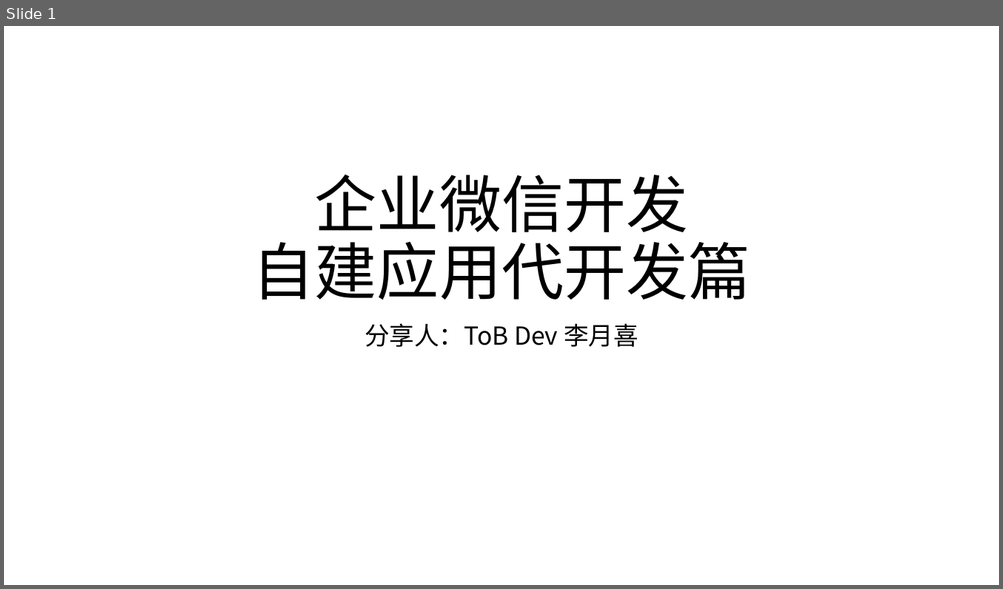
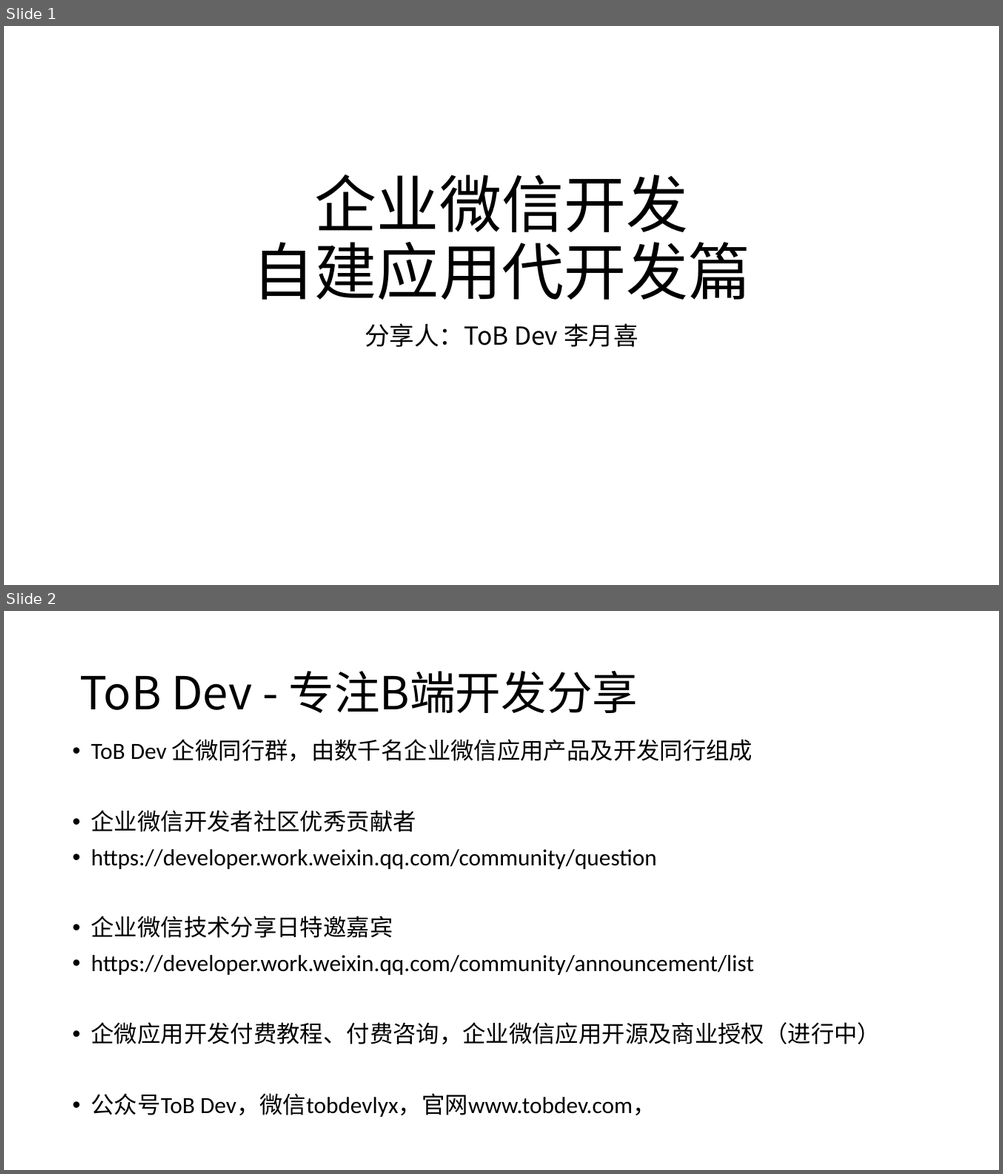
Before and after one commit to liyuexi/qywx-inner-java, a slide deck: 企业微信开发自建应用代开发篇.pptx. Shown one above the other, each under a label of ours: slide 1 before the commit, slides 1 and 2 after it. The pictures are 1003x589 and 1003x1174 pixels, drawn with LibreOffice and Linux fonts; fonts in the diff are those of the drawing. Boxes give left, top, right and bottom in pixels: in the first picture for what was removed or moved away, otherwise in the second. Text is boxed around its words. In the diff, an @@ line names an element or a change of style, - is before the commit and + after.

Commit message:
自建应用代开发小程序教程ppt

```diff
--- a/企业微信开发自建应用代开发篇.pptx
+++ b/企业微信开发自建应用代开发篇.pptx
@@ slide 2 added at (x1=4, y1=611, x2=999, y2=1170), background #FFFFFF @@
@@ title added at (x1=79, y1=671, x2=638, y2=713), 44 pt, text #000000 @@
+ToB Dev - 专注B端开发分享
@@ text added at (x1=91, y1=739, x2=881, y2=1117), 22.4 pt, text #000000 @@
+• ToB Dev 企微同行群，由数千名企业微信应用产品及开发同行组成
+• 企业微信开发者社区优秀贡献者
+• https://developer.work.weixin.qq.com/community/question
+• 企业微信技术分享日特邀嘉宾
+• https://developer.work.weixin.qq.com/community/announcement/list
+• 企微应用开发付费教程、付费咨询，企业微信应用开源及商业授权（进行中）
+• 公众号ToB Dev，微信tobdevlyx，官网www.tobdev.com，
```
Also in this commit, not shown: 2 slides changed, 6 other slides added.
